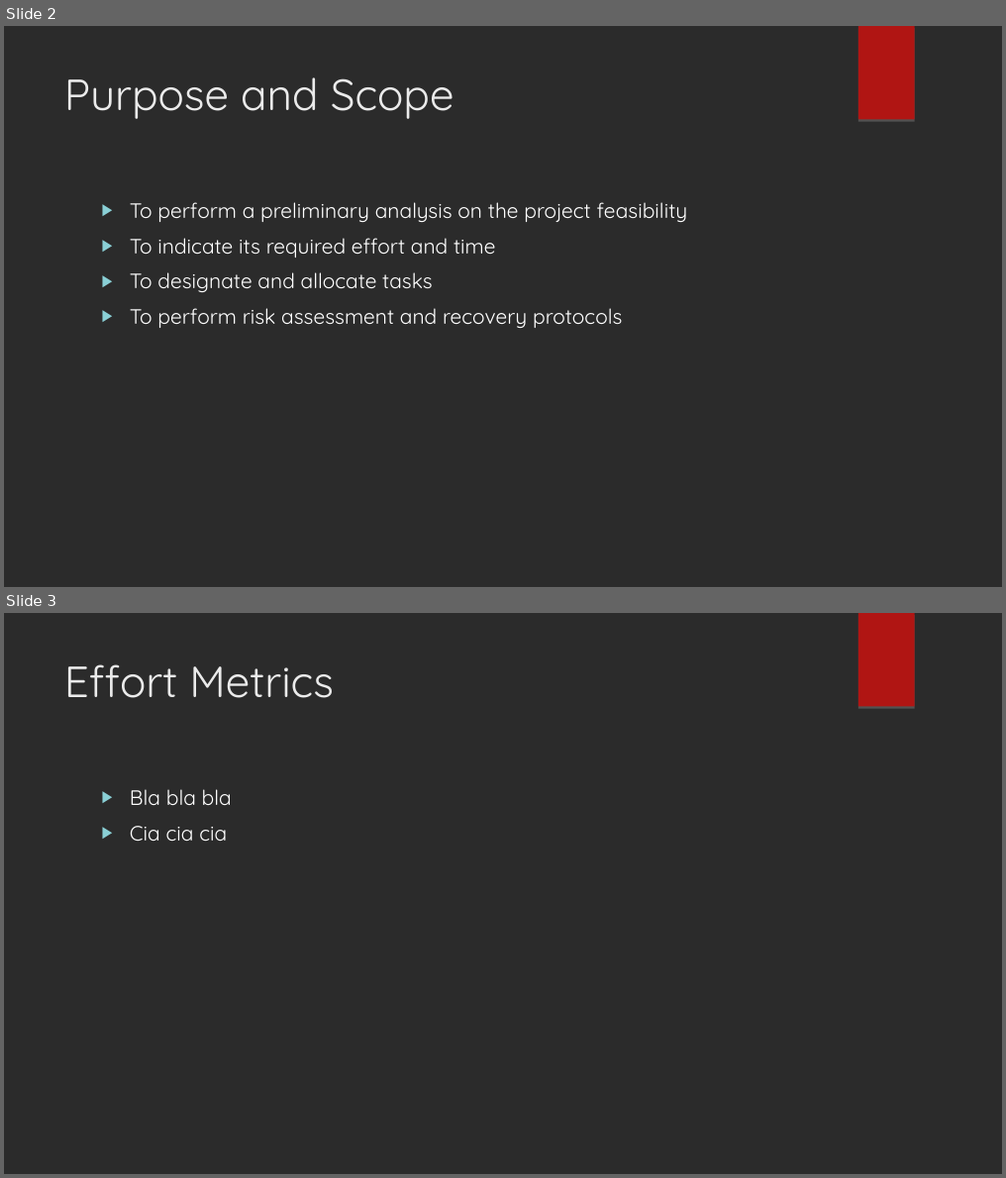
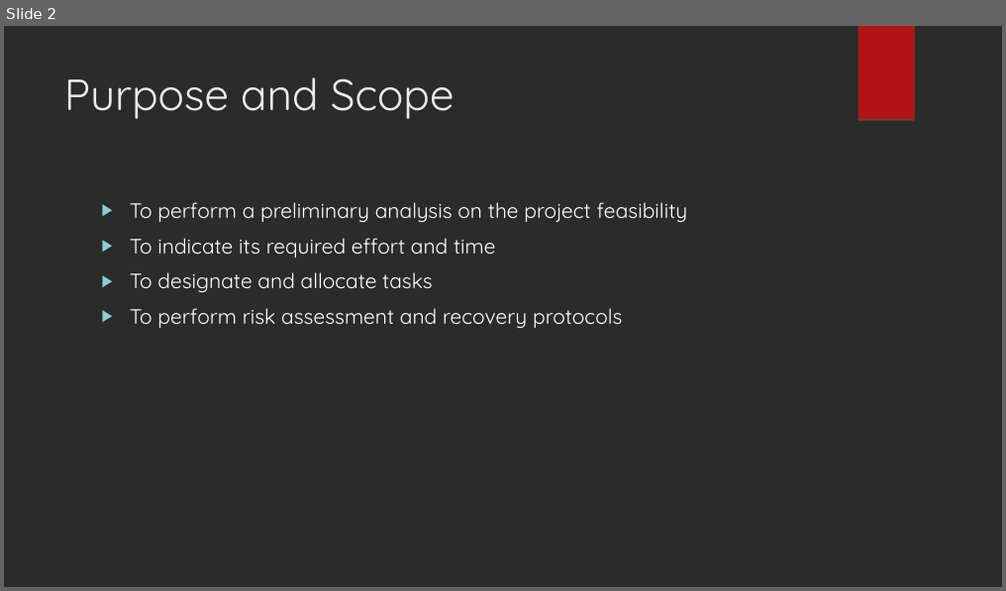
Before and after one commit to cannizzoa/AgalbatoCannizzo, a slide deck: Presentazione/Project Plan.ppt. Shown one above the other, each under a label of ours: slides 2 and 3 before the commit, slide 2 after it. The pictures are 1006x1178 and 1006x591 pixels, drawn with LibreOffice and Linux fonts; fonts in the diff are those of the drawing; background and template pictures are left out; a plain dark background stands for a picture behind light text. Boxes give left, top, right and bottom in pixels: in the first picture for what was removed or moved away, otherwise in the second. Text is boxed around its words. In the diff, an @@ line names an element or a change of style, - is before the commit and + after.

Commit message:
Effort metrics

```diff
--- a/Presentazione/Project Plan.ppt
+++ b/Presentazione/Project Plan.ppt
@@ slide 3 removed at bbox=[4, 613, 1002, 1174], background picture (left out); not listed: 1 template element that a slide beside it also shows @@
@@ title removed at bbox=[64, 664, 334, 698] @@
-Effort Metrics
@@ text removed at bbox=[130, 789, 232, 841] @@
-▶ Bla bla bla
-▶ Cia cia cia
```
Also in this commit, not shown: 6 other slides changed, 3 slides added, 1 other slide removed, 4 other files.
